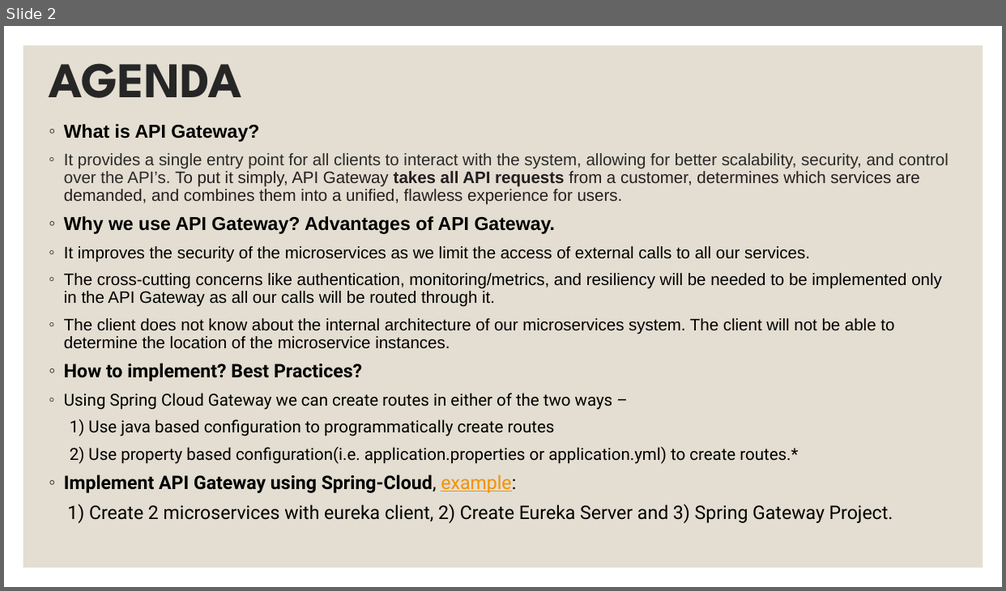
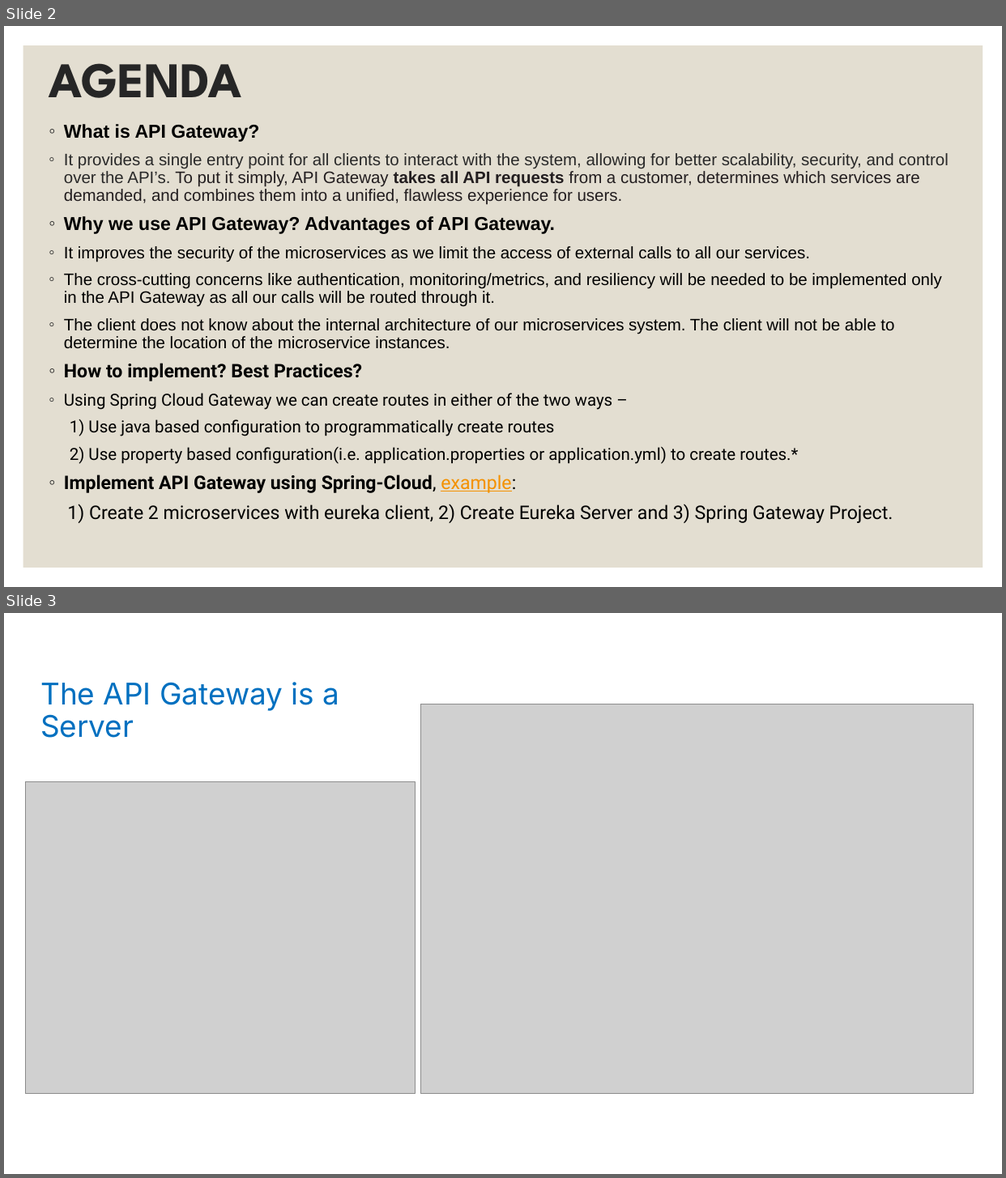
Before and after one commit to amitvsolutions/21systemDesign, a slide deck: designDocuments/API-Gateway.pptx. Shown one above the other, each under a label of ours: slide 2 before the commit, slides 2 and 3 after it. The pictures are 1006x591 and 1006x1178 pixels, drawn with LibreOffice and Linux fonts; fonts in the diff are those of the drawing; grey boxes stand for pictures. Boxes give left, top, right and bottom in pixels: in the first picture for what was removed or moved away, otherwise in the second. Text is boxed around its words. In the diff, an @@ line names an element or a change of style, - is before the commit and + after.

Commit message:
API Gateway document updated

```diff
--- a/designDocuments/API-Gateway.pptx
+++ b/designDocuments/API-Gateway.pptx
@@ slide 3 added at (x1=4, y1=613, x2=1002, y2=1174), background #FFFFFF @@
@@ title added at (x1=40, y1=682, x2=339, y2=738), 28.8 pt, text #0070C0 @@
+The API Gateway is a Server
@@ picture added at (x1=420, y1=705, x2=973, y2=1093) @@
@@ picture added at (x1=25, y1=782, x2=415, y2=1094) @@
```
Also in this commit, not shown: 1 other slide added.
